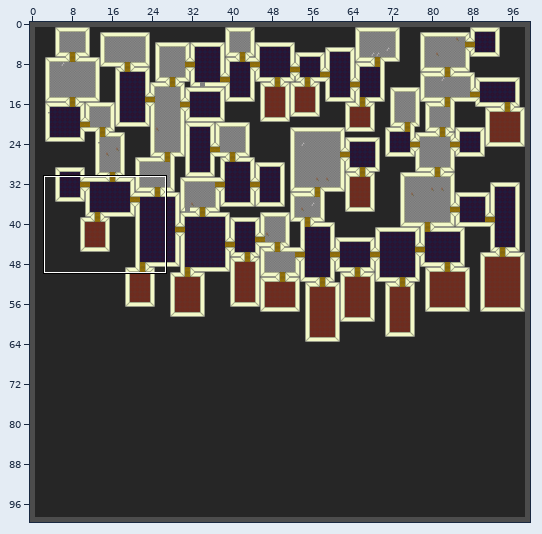
Tiled map -- desktop/Maps/test.tmx. The picture above shows the old version from afar; the outline marks the close-up.
Close-up. Before:
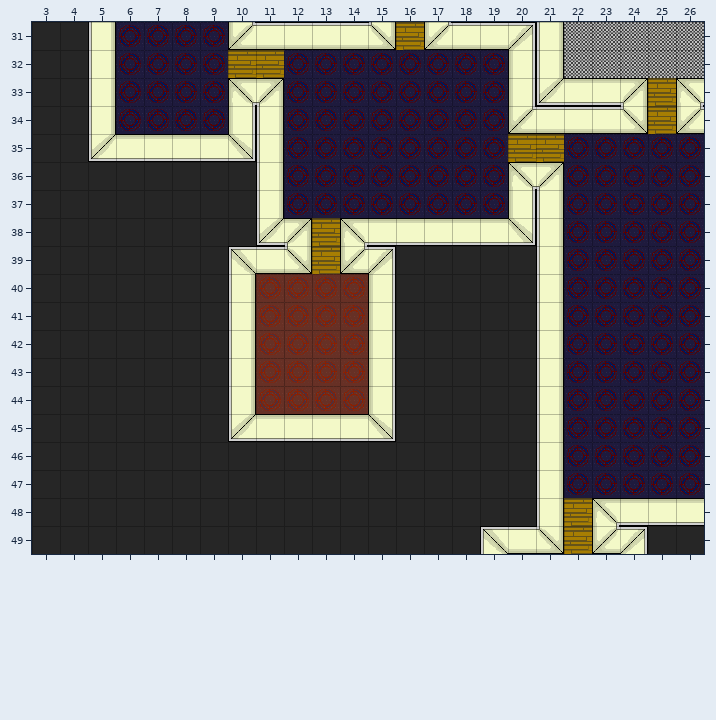
Cells are 32x32 px. Shown: x 3..26, y 31..49. The commit also changed other parts of the map, which this record leaves out.
After the commit:
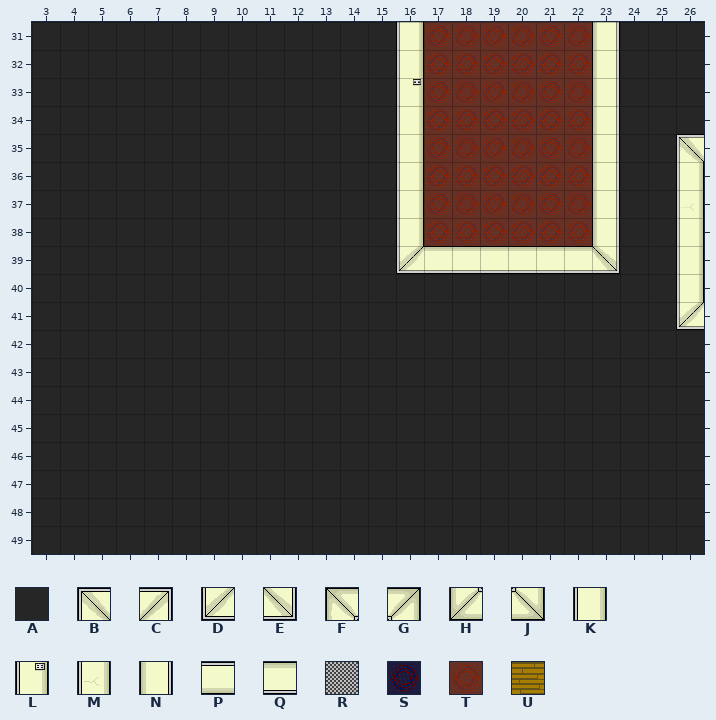
Key: from "Office01": A 0, B 2, C 3, D 4, E 5, F 6, G 7, H 8, J 9, K 10, L 11, M 12, N 20, P 30, Q 40, R 50, S 60, T 70, U 99.
_ is an empty cell, . an unchanged one.
Edits made:
--- layer "tileLayer"
@@ x 5..26 @@
-31 KSSSSHPPPPJUHPPCKRRRRR
-32 KSSSSUUSSSSSSSSNKRRRRR
-33 KSSSSFGSSSSSSSSNDQQGUF
-34 KSSSSNKSSSSSSSSHPPPJUH
-35 DQQQQEKSSSSSSSSUUSSSSS
-36 ......KSSSSSSSSFGSSSSS
-37 ......KSSSSSSSSNKSSSSS
-38 ......DGUFQQQQQEKSSSSS
-39 .....BPJUHCAAAAAKSSSSS
-40 .....KTTTTN.....KSSSSS
-41 .....KTTTTN.....KSSSSS
-42 .....KTTTTN.....KSSSSS
-43 .....KTTTTN.....KSSSSS
-44 .....KTTTTN.....KSSSSS
-45 .....DQQQQE.....KSSSSS
-46 ................KSSSSS
-47 ................KSSSSS
-48 ................KUFQQQ
-49 ..............BPJUHC..
+31 AAAAAAAAAAAKTTTTTTNAAA
+32 AAAAAAAAAAAKTTTTTTNAAA
+33 AAAAAAAAAAALTTTTTTNAAA
+34 AAAAAAAAAAAKTTTTTTNAAA
+35 AAAAAAAAAAAKTTTTTTNAAB
+36 ......AAAAAKTTTTTTNAAK
+37 ......AAAAAKTTTTTTNAAM
+38 ......AAAAAKTTTTTTNAAK
+39 .....AAAAAADQQQQQQEAAK
+40 .....AAAAAA.....AAAAAK
+41 .....AAAAAA.....AAAAAD
+42 .....AAAAAA.....AAAAAA
+43 .....AAAAAA.....AAAAAA
+44 .....AAAAAA.....AAAAAA
+45 .....AAAAAA.....AAAAAA
+46 ................AAAAAA
+47 ................AAAAAA
+48 ................AAAAAA
+49 ..............AAAAAA..
